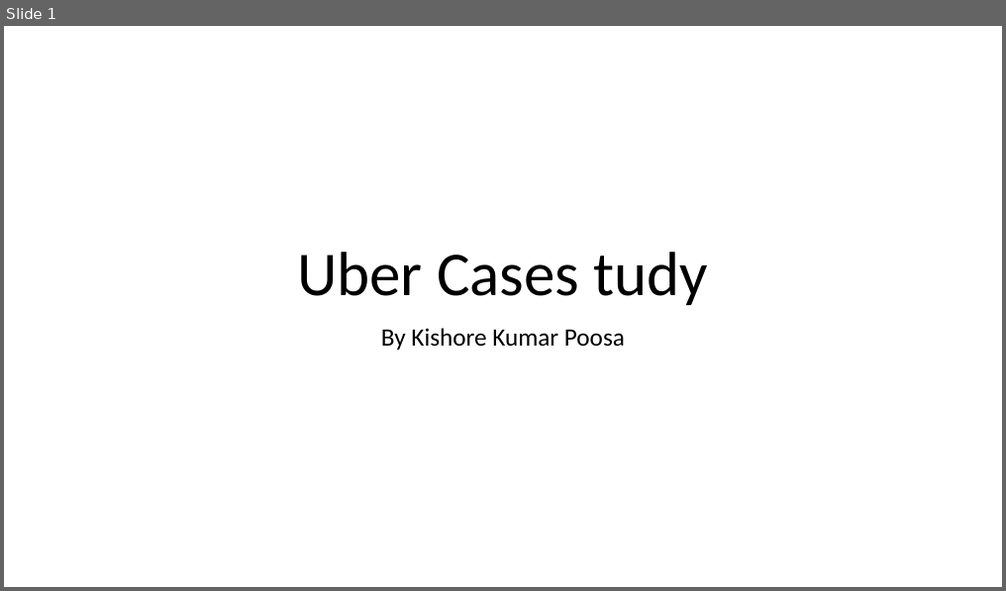
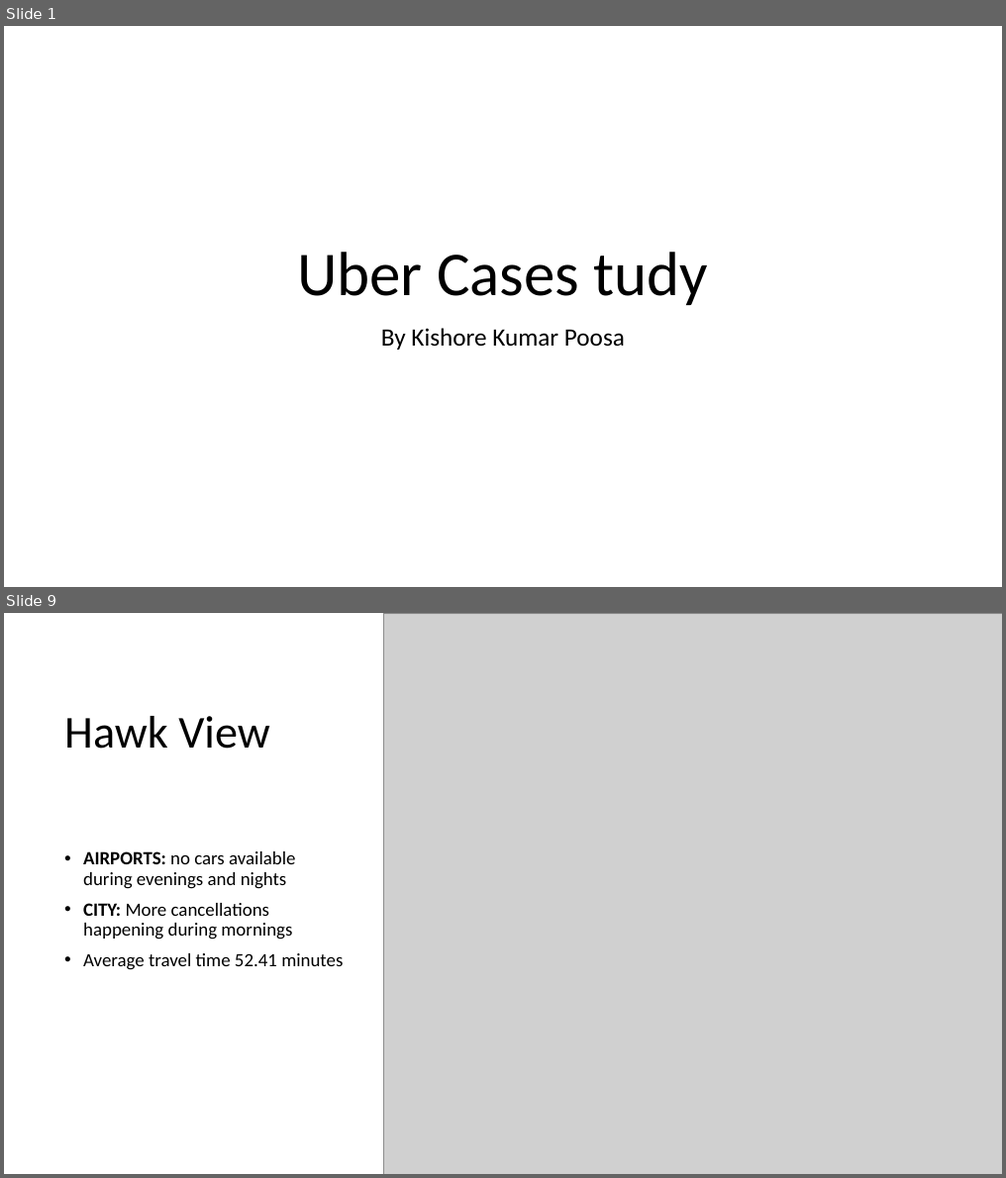
Before and after one commit to kishore3886/Uber_Case_Study, a slide deck: Uber_Case_Study.pptx. Shown one above the other, each under a label of ours: slide 1 before the commit, slides 1 and 9 after it; the slides between them are not shown. The pictures are 1006x591 and 1006x1178 pixels, drawn with LibreOffice and Linux fonts; fonts in the diff are those of the drawing; grey boxes stand for pictures. Boxes give left, top, right and bottom in pixels: in the first picture for what was removed or moved away, otherwise in the second. Text is boxed around its words. In the diff, an @@ line names an element or a change of style, - is before the commit and + after.

```diff
--- a/Uber_Case_Study.pptx
+++ b/Uber_Case_Study.pptx
@@ slide 9 added at [4,613,1002,1174], background #FFFFFF @@
@@ picture added at [383,613,1002,1174] @@
@@ title added at [64,716,270,749], 44 pt, text #000000 @@
+Hawk View
@@ text added at [83,852,343,970], 18 pt, text #000000 @@
+• AIRPORTS: no cars available during evenings and nights
+• CITY: More cancellations happening during mornings
+• Average travel time 52.41 minutes
```
Also in this commit, not shown: 3 slides changed, 6 other slides added, 2 slides removed, 6 other files.
